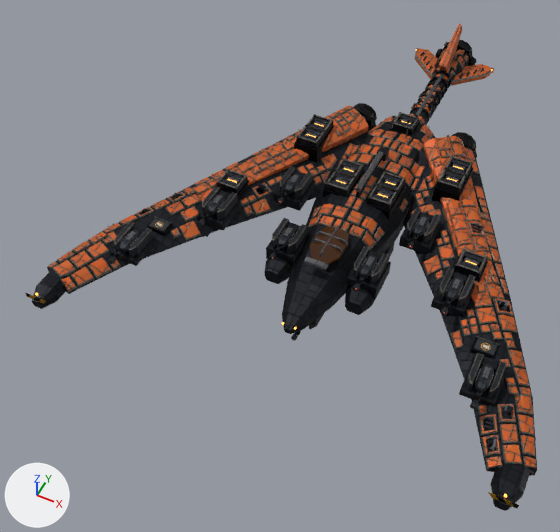
A saved change to the glTF model public/models/saturn-schiff7.glb.
Before and after are seen from a 50 mm lens placed at (30.0, -96.1, 92.0), pointed at (-10.1, -15.9, -8.2). The axes (+X, +Y, +Z) are drawn at lower left. The lights are the same throughout. The picture after the commit comes second. Where no turn or scale is listed for an object, it has been applied to the vertices. Vertices at exactly the same position are counted once.

Before the edit, the objects in view are built like this:
```python
ob_hull_lod0 = bpy.data.objects.new('Hull_LOD0', me_hull_lod0)
ob_hull_lod0.location = (0.0, 0.9, 1.3)
ob_laser_01 = bpy.data.objects.new('Laser_01', me_laser_01)
ob_laser_01.parent = ob_schiff_07_saturn
ob_laser_01.location = (6.9, -21.61, 4.151)
ob_laser_01.scale = (3.56, 3.56, 3.56)
ob_laser_02 = bpy.data.objects.new('Laser_02', me_laser_01)
ob_laser_02.parent = ob_schiff_07_saturn
ob_laser_02.location = (-6.9, -21.61, 4.151)
ob_laser_02.scale = (3.56, 3.56, 3.56)
ob_laser_04 = bpy.data.objects.new('Laser_04', me_laser_01)
ob_laser_04.parent = ob_schiff_07_saturn
ob_laser_04.location = (-11.2, -10.4, 4.546)
ob_laser_04.scale = (3.56, 3.56, 3.56)
ob_laser_05 = bpy.data.objects.new('Laser_05', me_laser_01)
ob_laser_05.parent = ob_schiff_07_saturn
ob_laser_05.location = (20.0, -20.61, 4.758)
ob_laser_05.scale = (3.56, 3.56, 3.56)
ob_laser_06 = bpy.data.objects.new('Laser_06', me_laser_01)
ob_laser_06.parent = ob_schiff_07_saturn
ob_laser_06.location = (-20.0, -20.61, 4.758)
ob_laser_06.scale = (3.56, 3.56, 3.56)
ob_laser_07 = bpy.data.objects.new('Laser_07', me_laser_01)
ob_laser_07.parent = ob_schiff_07_saturn
ob_laser_07.location = (28.4, -33.2, 4.06)
ob_laser_07.scale = (3.56, 3.56, 3.56)
ob_laser_08 = bpy.data.objects.new('Laser_08', me_laser_01)
ob_laser_08.parent = ob_schiff_07_saturn
ob_laser_08.location = (-28.4, -33.2, 4.06)
ob_laser_08.scale = (3.56, 3.56, 3.56)
```
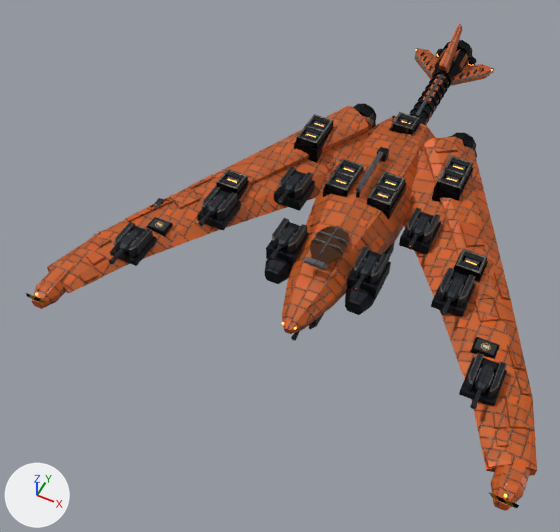
Pixel boxes (x1, y1, x2, y2) of what changed, in the pictures (560 x 532 px; the box of a moved part takes in the faces that stretch with it):
'Hull_LOD0', surface changed, reshaped
    before: (25, 24, 537, 511)
    after: (26, 24, 537, 511)
'Laser_07', reshaped, moved
    before: (470, 364, 495, 409)
    after: (470, 364, 494, 409)
'Laser_05', reshaped, moved
    both: (441, 277, 464, 315)
'Laser_01', reshaped, moved
    before: (353, 255, 378, 291)
    after: (353, 255, 377, 291)
'Laser_08', reshaped, moved
    both: (109, 230, 141, 264)
'Laser_02', reshaped, moved
    before: (269, 226, 296, 260)
    after: (270, 226, 296, 260)
'Laser_03', reshaped, moved
    both: (407, 216, 430, 249)
'Laser_06', reshaped, moved
    both: (198, 194, 226, 226)
'Laser_04', reshaped, moved
    both: (277, 174, 302, 204)
'Laser_11', reshaped
    before: (291, 331, 301, 341)
    after: (291, 331, 300, 341)
part 1 of me_hull_lod0, added
    after: (384, 174, 402, 183)
part 2 of me_hull_lod0, rebuilt (24% wider, 15% taller)
    before: (151, 199, 171, 211)
    after: (147, 198, 172, 212)
part 3 of me_hull_lod0, deleted
    before: (48, 41, 536, 474)
part 4 of me_hull_lod0, reshaped
    before: (25, 24, 537, 511)
    after: (79, 40, 534, 471)
part 5 of me_hull_lod0, surface changed
    both: (29, 41, 537, 509)
part 6 of me_hull_lod0, recoloured
    both: (33, 50, 537, 509)
part 7 of me_hull_lod0, recoloured
    both: (33, 61, 537, 509)
part 8 of me_laser_01, added
    after: (119, 174, 494, 393)
part 9 of me_laser_01, moved or reshaped
    both: (130, 180, 494, 388)
part 10 of me_laser_01, rebuilt
    before: (109, 198, 478, 409)
    after: (109, 196, 478, 409)
part 11 of me_laser_01, deleted
    before: (113, 175, 495, 403)
part 12 of me_laser_01, cut back
    before: (113, 174, 494, 403)
    after: (115, 190, 482, 399)

Diff of the bpy script that builds the scene:
```diff
--- a/public/models/saturn-schiff7.glb.py
+++ b/public/models/saturn-schiff7.glb.py
@@ mat_m_hull @@
 mat_m_hull = bpy.data.materials.new('M_Hull')
-# nodes: BsdfPrincipled, Mix, NormalMap, OutputMaterial, SeparateColor, TexImage x3, VertexColor
+# nodes: BsdfPrincipled, Mapping x3, Mix, NormalMap, OutputMaterial, SeparateColor, TexImage x3, UVMap x3, VertexColor
 # uses the picture img_saturn_normal
@@ me_hull_lod0 @@
-me_hull_lod0.from_pydata(...)  # 27661 vertices, 46719 faces; spans x -38.3..38.3, y -47.5..47.5, z -7.8..7.8
+me_hull_lod0.from_pydata(...)  # 4573 vertices, 7515 faces; spans x -38.3..38.3, y -47.5..47.5, z -7.8..7.8
+# me_hull_lod0 part 1: a new loose piece, a box spanning x 2.25..5.15, y -3.59..-2.76, z 5.12..5.3, in mat_m_metal
+# me_hull_lod0 part 2: the loose piece of 72 vertices spanning x -31.0..-27.9, y -24.0..-20.6, z 0.6..2.0 is rebuilt with 20 vertices and now spans x -31.4..-27.8, y -24.7..-20.2, z 0.6..2.1, in mat_m_hull
+# me_hull_lod0 part 3: 698 loose pieces with 19277 vertices, spanning x -38.2..38.2, y -43.6..45.5, z -6.3..6.4, are deleted
+# me_hull_lod0 part 4: 69 vertices moved within x -31.7..32.7, y -34.3..15.0, z -3.6..7.7; 4798 vertices removed from x -37.4..37.4, y -47.5..47.5, z -7.8..7.7; 1461 vertices added at x -37.1..36.7, y -42.5..47.5, z -6.2..6.2
+# me_hull_lod0 part 5: 3422 kept faces spanning x -38.3..38.3, y -47.5..45.9, z -7.8..7.8 get new texture (UV) coordinates
+# me_hull_lod0 part 6: 366 kept faces spanning x -38.3..38.3, y -47.5..44.1, z -5.9..4.5 get new vertex colours
+# me_hull_lod0 part 7: 236 faces spanning x -38.3..38.3, y -47.5..44.1, z -3.7..4.5 switch from mat_m_metal to mat_m_hull
+# other edits to the shape of me_hull_lod0 do not show in these pictures
 me_hull_lod0.materials.append(mat_m_glass)
@@ me_laser_01 @@
 # used by ob_laser_01; parent = ob_schiff_07_saturn; location = (6.9, -21.61, 4.151); scale = (3.56, 3.56, 3.56)
-me_laser_01.from_pydata(...)  # 263 vertices, 448 faces; spans x -0.3..0.3, y -1.0..1.0, z -0.29..0.29
+me_laser_01.from_pydata(...)  # 128 vertices, 212 faces; spans x -0.3..0.3, y -1.0..1.0, z -0.26..0.26
+# me_laser_01 part 8: the loose piece of 42 vertices spanning x -0.24..0.24, y -0.16..1.0, z -0.1..0.23 is copied, and the copy is moved by (0.0, 0.0, 0.03); it spans x -0.24..0.24, y -0.16..1.0, z -0.08..0.26
+# me_laser_01 part 9: the loose piece of 8 vertices spanning x 0.23..0.27, y 0.11..0.75, z -0.02..0.15 is moved by (0.0, 0.0, 0.03)
+# me_laser_01 part 10: the loose piece of 34 vertices spanning x -0.12..0.12, y -1.0..-0.81, z -0.06..0.19 is rebuilt with 25 vertices and now spans x -0.11..0.11, y -1.0..-0.6, z -0.03..0.22
+# me_laser_01 part 11: 10 loose pieces with 128 vertices, spanning x -0.3..0.3, y -0.69..0.83, z -0.29..0.29, are deleted
+# me_laser_01 part 12: 59 vertices removed from x -0.24..0.24, y -0.84..1.0, z -0.1..0.23; 13 vertices added at x -0.07..0.07, y -0.84..-0.16, z 0.01..0.18
+# other edits to the shape of me_laser_01 do not show in these pictures
 me_laser_01.materials.append(mat_m_metal)
@@ ob_laser_01 @@
 ob_laser_01.parent = ob_schiff_07_saturn
-ob_laser_01.location = (6.9, -21.61, 4.151)
+ob_laser_01.location = (6.9, -21.61, 4.054)
 ob_laser_01.scale = (3.56, 3.56, 3.56)
@@ ob_laser_02 @@
 ob_laser_02.parent = ob_schiff_07_saturn
-ob_laser_02.location = (-6.9, -21.61, 4.151)
+ob_laser_02.location = (-6.9, -21.61, 4.054)
 ob_laser_02.scale = (3.56, 3.56, 3.56)
@@ ob_laser_03 @@
 ob_laser_03.parent = ob_schiff_07_saturn
-ob_laser_03.location = (11.2, -10.4, 4.546)
+ob_laser_03.location = (11.2, -10.4, 4.448)
 ob_laser_03.scale = (3.56, 3.56, 3.56)
@@ ob_laser_04 @@
 ob_laser_04.parent = ob_schiff_07_saturn
-ob_laser_04.location = (-11.2, -10.4, 4.546)
+ob_laser_04.location = (-11.2, -10.4, 4.448)
 ob_laser_04.scale = (3.56, 3.56, 3.56)
@@ ob_laser_05 @@
 ob_laser_05.parent = ob_schiff_07_saturn
-ob_laser_05.location = (20.0, -20.61, 4.758)
+ob_laser_05.location = (20.0, -20.61, 4.661)
 ob_laser_05.scale = (3.56, 3.56, 3.56)
@@ ob_laser_06 @@
 ob_laser_06.parent = ob_schiff_07_saturn
-ob_laser_06.location = (-20.0, -20.61, 4.758)
+ob_laser_06.location = (-20.0, -20.61, 4.661)
 ob_laser_06.scale = (3.56, 3.56, 3.56)
@@ ob_laser_07 @@
 ob_laser_07.parent = ob_schiff_07_saturn
-ob_laser_07.location = (28.4, -33.2, 4.06)
+ob_laser_07.location = (28.4, -33.2, 3.962)
 ob_laser_07.scale = (3.56, 3.56, 3.56)
@@ ob_laser_08 @@
 ob_laser_08.parent = ob_schiff_07_saturn
-ob_laser_08.location = (-28.4, -33.2, 4.06)
+ob_laser_08.location = (-28.4, -33.2, 3.962)
 ob_laser_08.scale = (3.56, 3.56, 3.56)
```
